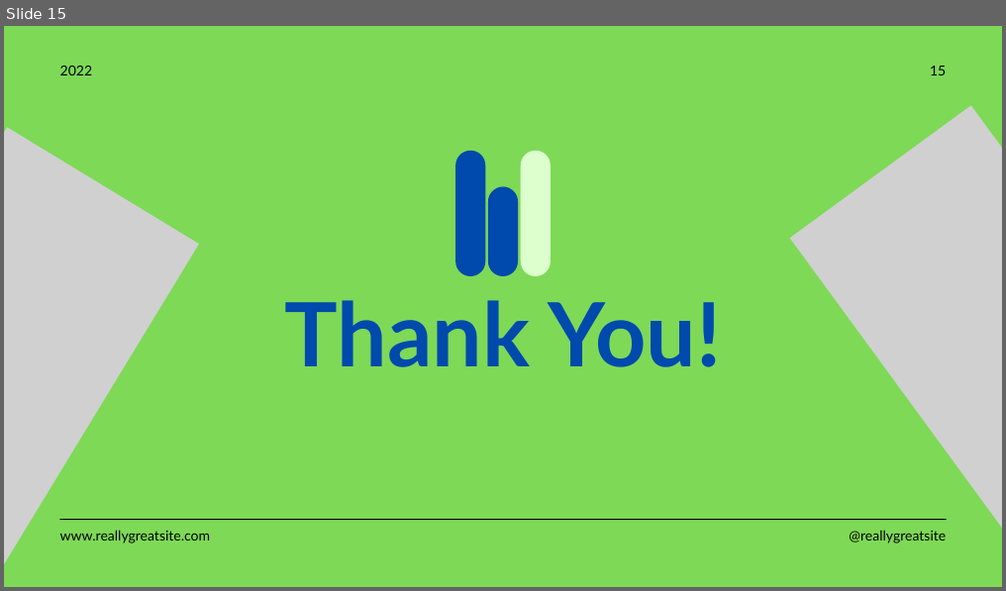
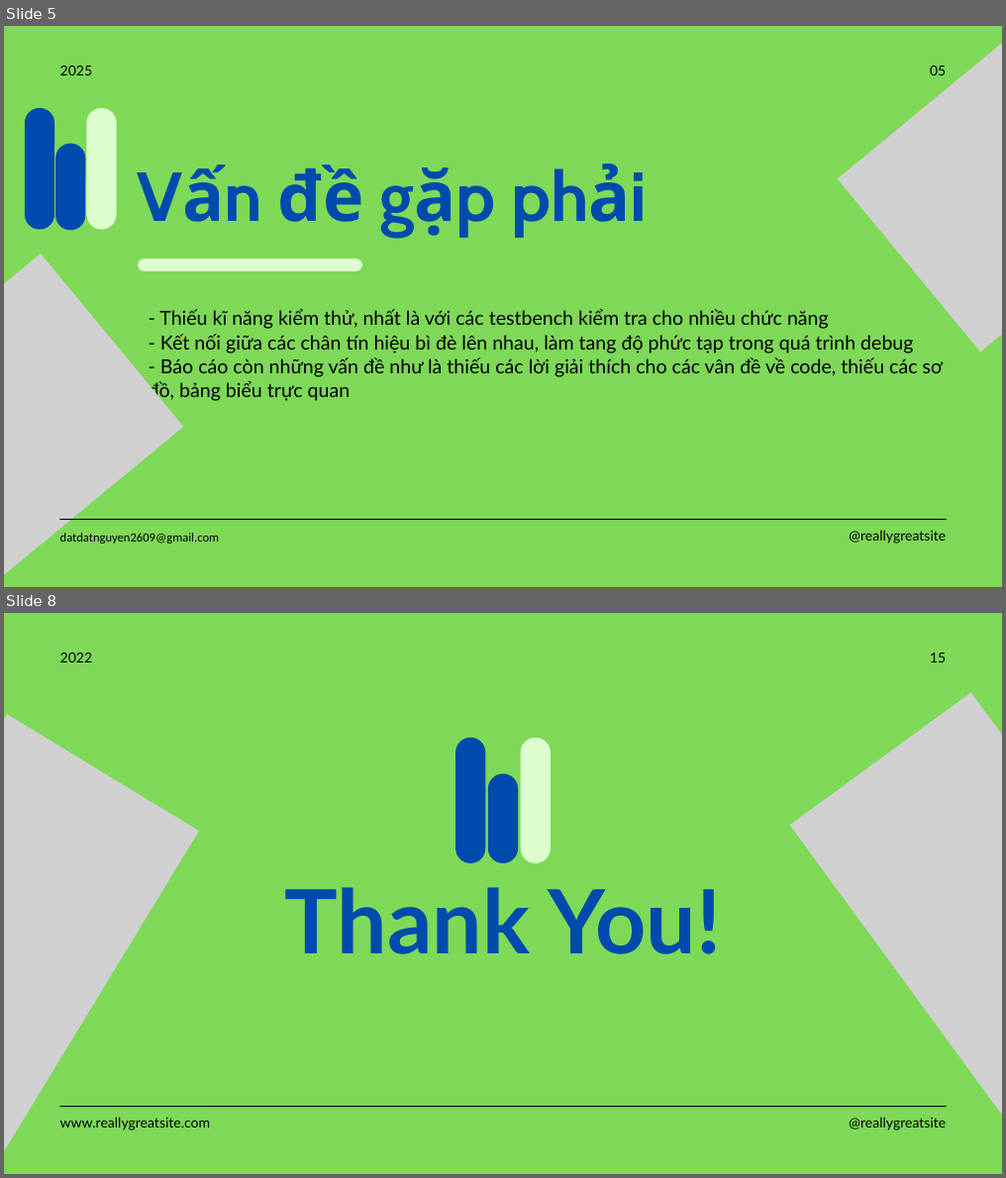
Before and after one commit to datdatnguyen2609/jit_intern, a slide deck: report/monthly_report/first_month_intern_report_nguyenthanhdat.pptx. Shown one above the other, each under a label of ours: slide 15 before the commit, slides 5 and 8 after it; the slides between them are not shown. The pictures are 1006x591 and 1006x1178 pixels, drawn with LibreOffice and Linux fonts; fonts in the diff are those of the drawing; grey boxes stand for pictures. Boxes give left, top, right and bottom in pixels: in the first picture for what was removed or moved away, otherwise in the second. Text is boxed around its words. In the diff, an @@ line names an element or a change of style, - is before the commit and + after.

```diff
--- a/report/monthly_report/first_month_intern_report_nguyenthanhdat.pptx
+++ b/report/monthly_report/first_month_intern_report_nguyenthanhdat.pptx
@@ slide 5 added at (4,26,1002,587), background #7ED957 @@
@@ picture added at (838,26,1002,353) @@
@@ text added at (60,66,93,76), 20 pt, text #000000 @@
+2025
@@ text added at (930,66,945,76), 20 pt, text #000000 @@
+05
@@ line added from (40, 217) to (40, 121), #004AAD 43 pt @@
@@ line added from (101, 217) to (101, 121), #DCFFCD 43 pt @@
@@ line added from (70, 217) to (70, 158), #004AAD 43 pt @@
@@ text added at (278,165,364,222), 100 pt, text #004AAD, bold @@
+Vấn đề gặp phải
@@ picture added at (4,254,183,587) @@
@@ line added from (145, 265) to (355, 265), #DCFFCD 18 pt @@
@@ text added at (149,309,943,402), 28 pt, text #000000 @@
+- Thiếu kĩ năng kiểm thử, nhất là với các testbench kiểm tra cho nhiều chức năng
+- Kết nối giữa các chân tín hiệu bì đè lên nhau, làm tang độ phức tạp trong quá trình debug
+- Báo cáo còn những vấn đề như là thiếu các lời giải thích cho các vân đề về code, thiếu các sơ đồ, bảng biểu trực quan
@@ line added from (59, 519) to (946, 519), #000000 1.5 pt @@
@@ text added at (848,530,945,544), 20 pt, text #000000 @@
+@reallygreatsite
@@ text added at (60,533,220,544), 18 pt, text #000000 @@
+datdatnguyen2609@gmail.com
@@ what was slide 15 is now slide 8 @@
```
Also in this commit, not shown: 1 slide changed, 5 other slides added, 13 slides removed.
